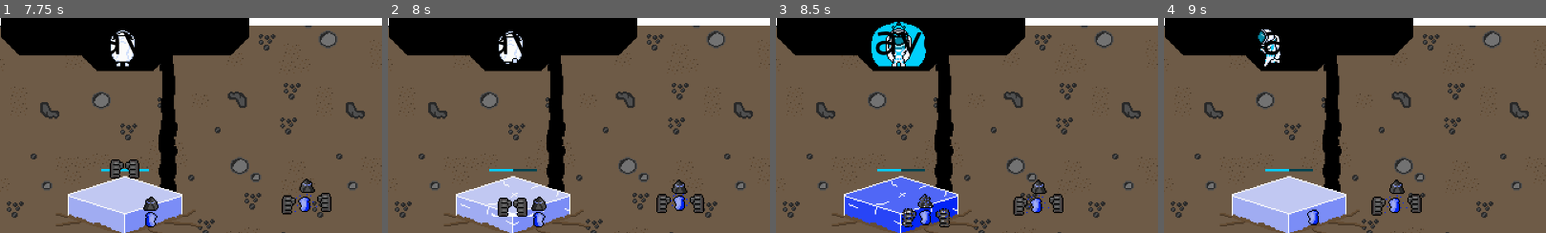
Above: before the commit, frames 1-4 (left to right).
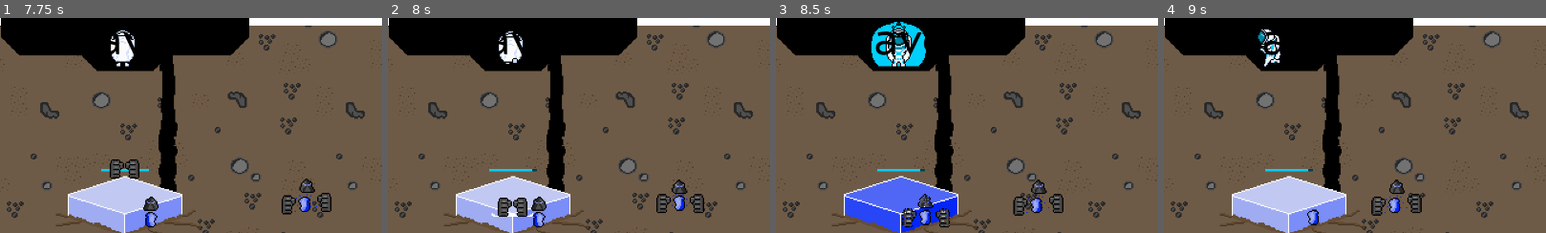
Above: after the commit, the same moments.

Repository: TylerPelaez/pixel-game-jam
Game: Godot game, scene res://Scenes/ui_controller.tscn
The game is run twice, just before and just after one commit, with the same random seed, the same clock (stepped at 60 frames per second) and the same inputs.
Inputs (mouse positions are % of the whole screen's width and height, from its top left):
- Up to frame 1 (7.75 s): move the mouse to (49, 52) at 0.52 s; hold Up (ui_up) 0.53-2.78 s; tap E (PlayerAttack) every 1.5 s from 0.6 to 6.6 s; click (49, 52) at 0.67 s; move the mouse to (57, 51) at 1.27 s; tap Tab (Start Wave) every 1.5 s from 1.35 to 7.35 s; move the mouse to (42, 49) at 2.02 s; move the mouse to (51, 50) at 2.77 s; hold Left (ui_left) 2.78-3.53 s; click (51, 50) at 2.92 s; move the mouse to (46, 48) at 3.52 s; hold Up (ui_up) 3.53-5.78 s; move the mouse to (55, 50) at 4.27 s; move the mouse to (45, 50) at 5.02 s; click (45, 50) at 5.17 s; move the mouse to (52, 48) at 5.77 s; hold Right (ui_right) 5.78-6.53 s; move the mouse to (49, 52) at 6.52 s; hold Up (ui_up) from 6.53 s (still down); move the mouse to (57, 51) at 7.27 s; click (57, 51) at 7.42 s
- Up to frame 2 (8 s): keep holding Up (ui_up)
- Up to frame 3 (8.5 s): keep holding Up (ui_up); move the mouse to (42, 49) at 8.02 s; tap E (PlayerAttack) at 8.1 s
- Up to frame 4 (9 s): move the mouse to (51, 50) at 8.77 s; release Up (ui_up) at 8.78 s; hold Left (ui_left) from 8.78 s (still down); tap Tab (Start Wave) at 8.85 s
The pictures show only the part of the screen within x 34-84%, y 2-52%; the shares and areas given below are measured in that part.

Frame 1 is identical in both runs. In frame 2, 0.2% of the frame differs, in the area x 19-48%, y 70-97%; in frame 3, 0.2%; in frame 4, less than 0.1%.

Commit message:
Reset Enemy DMG

Diff:
--- a/Enemy/Enemy.tscn
+++ b/Enemy/Enemy.tscn
@@ -670,7 +670,7 @@
 [node name="Hitbox" parent="Hands" instance=ExtResource("4_hjfwo")]
 collision_layer = 8
 collision_mask = 4
-damage = 10
+damage = 2
 
 [node name="CollisionShape2D" parent="Hands/Hitbox" index="0"]
 shape = SubResource("CircleShape2D_olowl")
